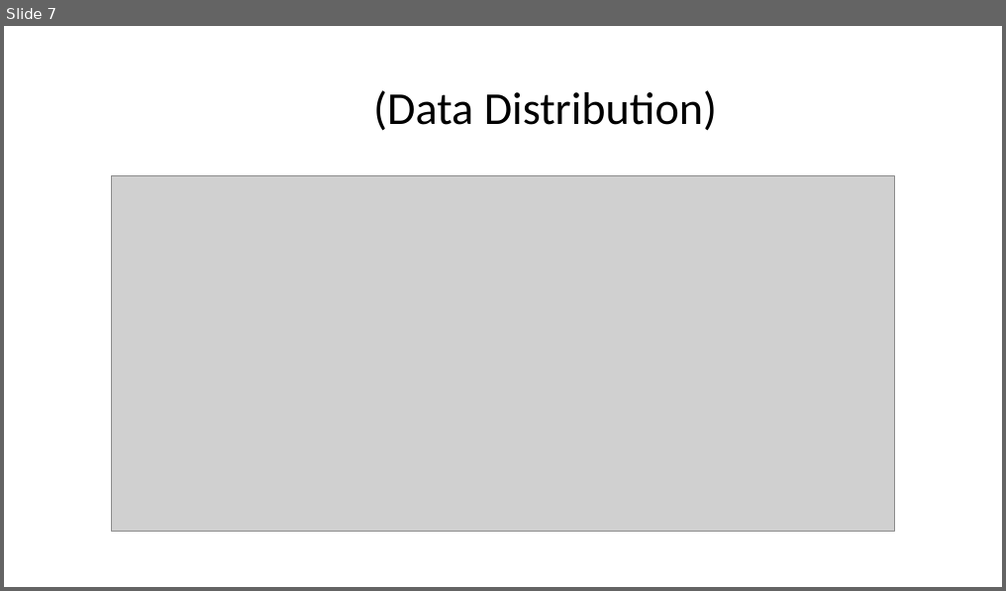
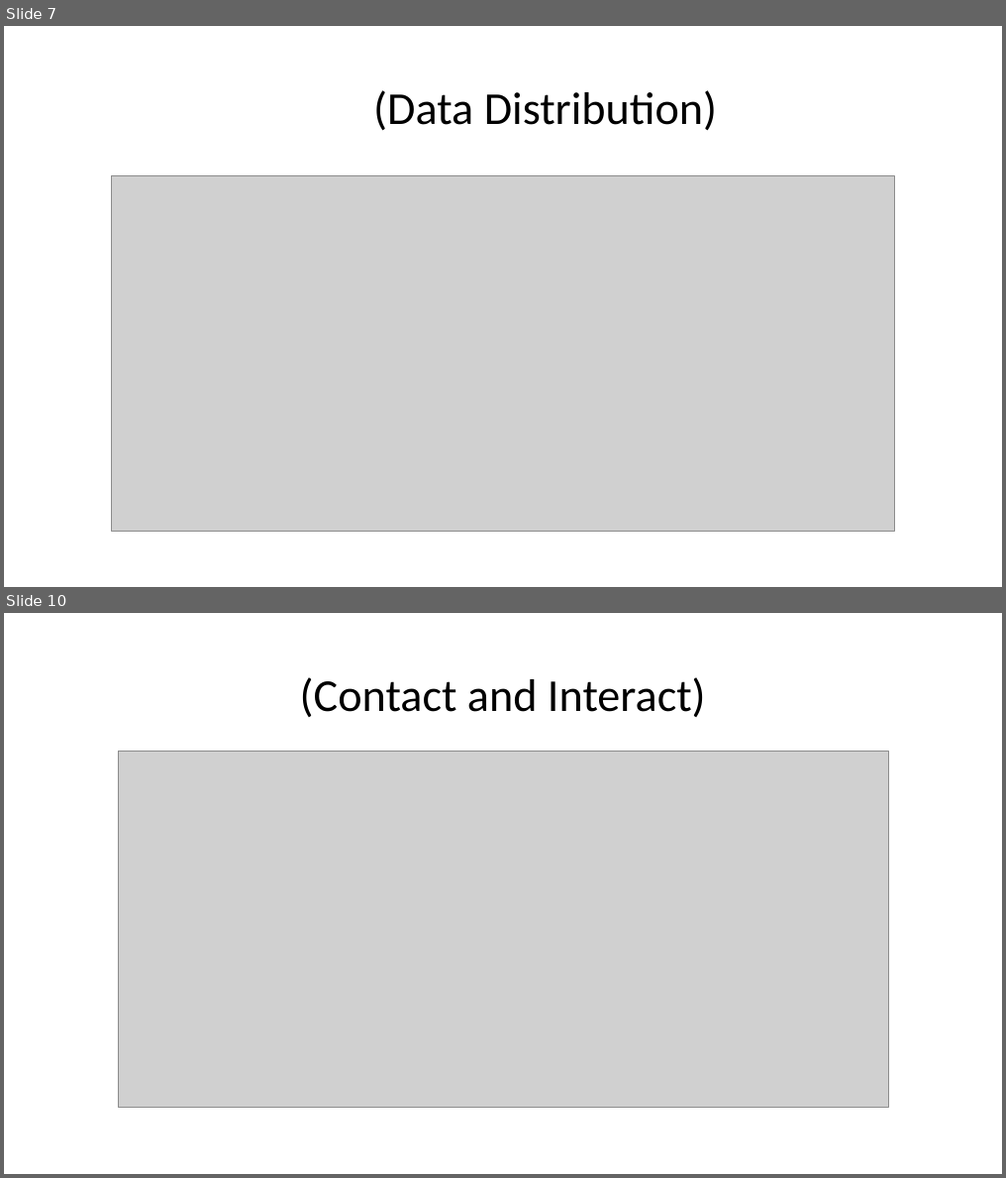
Before and after one commit to RaiSaugat/FinalThoughts, a slide deck: hackathon showcasing presentation template.pptx. Shown one above the other, each under a label of ours: slide 7 before the commit, slides 7 and 10 after it; the slides between them are not shown. The pictures are 1006x591 and 1006x1178 pixels, drawn with LibreOffice and Linux fonts; fonts in the diff are those of the drawing; grey boxes stand for pictures; background and template pictures are left out. Boxes give left, top, right and bottom in pixels: in the first picture for what was removed or moved away, otherwise in the second. Text is boxed around its words. In the diff, an @@ line names an element or a change of style, - is before the commit and + after.

```diff
--- a/hackathon showcasing presentation template.pptx
+++ b/hackathon showcasing presentation template.pptx
@@ slide 10 added at box(4, 613, 1002, 1174), background #FFFFFF @@
@@ title added at box(300, 677, 706, 717), 44 pt, text #000000 @@
+(Contact and Interact)
@@ picture added at box(118, 752, 888, 1108) @@
```
Also in this commit, not shown: 1 slide changed, 2 other slides added, 3 slides removed, 3 other files.
